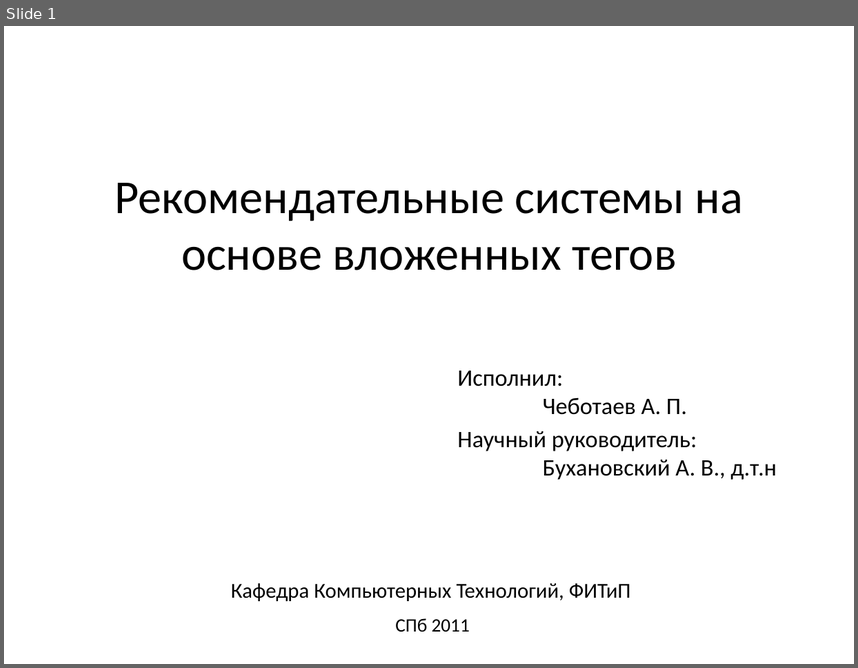
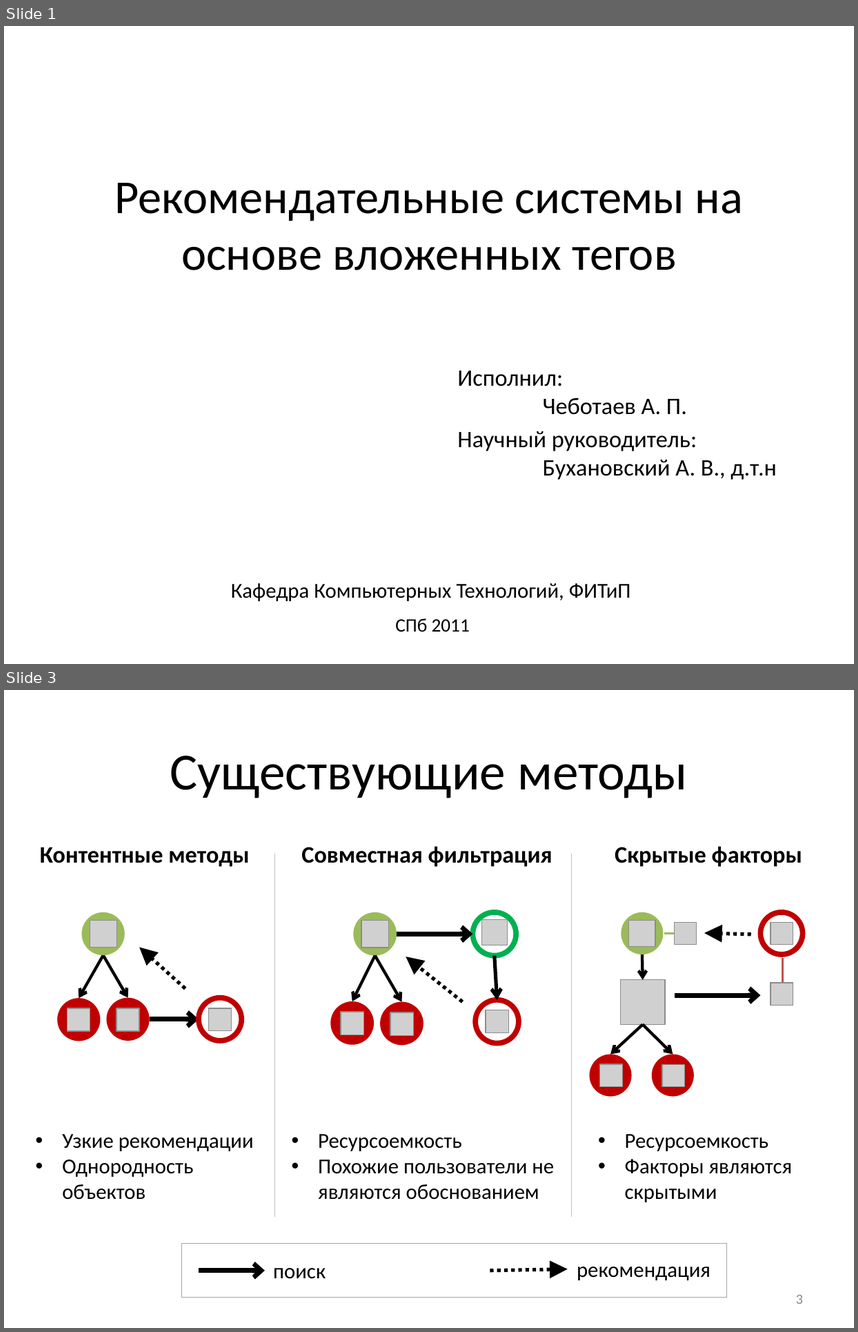
Before and after one commit to Otann/diploma, a slide deck: slides.pptx. Shown one above the other, each under a label of ours: slide 1 before the commit, slides 1 and 3 after it; the slides between them are not shown. The pictures are 858x668 and 858x1332 pixels, drawn with LibreOffice and Linux fonts; fonts in the diff are those of the drawing; grey boxes stand for pictures. Boxes give left, top, right and bottom in pixels: in the first picture for what was removed or moved away, otherwise in the second. Text is boxed around its words. In the diff, an @@ line names an element or a change of style, - is before the commit and + after.

```diff
--- a/slides.pptx
+++ b/slides.pptx
@@ slide 3 added at box(4, 690, 854, 1328), background #FFFFFF @@
@@ title added at box(170, 756, 687, 798), 44 pt, text #000000 @@
+Существующие методы
@@ text added at box(40, 847, 249, 867), 20 pt, text #000000, bold @@
+Контентные методы
@@ line added from (275, 854) to (275, 1216), #BFBFBF 0.75 pt @@
@@ text added at box(301, 846, 553, 867), 20 pt, text #000000, bold @@
+Совместная фильтрация
@@ line added from (571, 854) to (571, 1216), #BFBFBF 0.75 pt @@
@@ text added at box(615, 846, 802, 867), 20 pt, text #000000, bold @@
+Скрытые факторы
@@ group added at box(58, 912, 242, 1041): 4 arrows, 4 ellipses, 4 pictures @@
@@ group added at box(330, 912, 519, 1045): 5 ellipses, 5 pictures, 5 arrows @@
@@ group added at box(590, 912, 803, 1096): 7 pictures, 5 arrows, 4 ellipses, 2 lines @@
@@ text added at box(62, 1134, 254, 1199), 18 pt, text #000000 @@
+• Узкие рекомендации
+• Однородность объектов
@@ text added at box(318, 1134, 554, 1199), 18 pt, text #000000 @@
+• Ресурсоемкость
+• Похожие пользователи не являются обоснованием
@@ text added at box(625, 1134, 793, 1202), 18 pt, text #000000 @@
+• Ресурсоемкость
+• Факторы являются скрытыми
@@ group added at box(181, 1243, 727, 1297): 2 arrows, 2 texts, 1 rectangle @@
+поиск
+рекомендация
@@ page number added at box(796, 1294, 803, 1303), 12 pt, text #8C8C8C @@
+3
```
Also in this commit, not shown: 9 slides changed, 5 other slides added, 6 slides removed, 4 other files.
